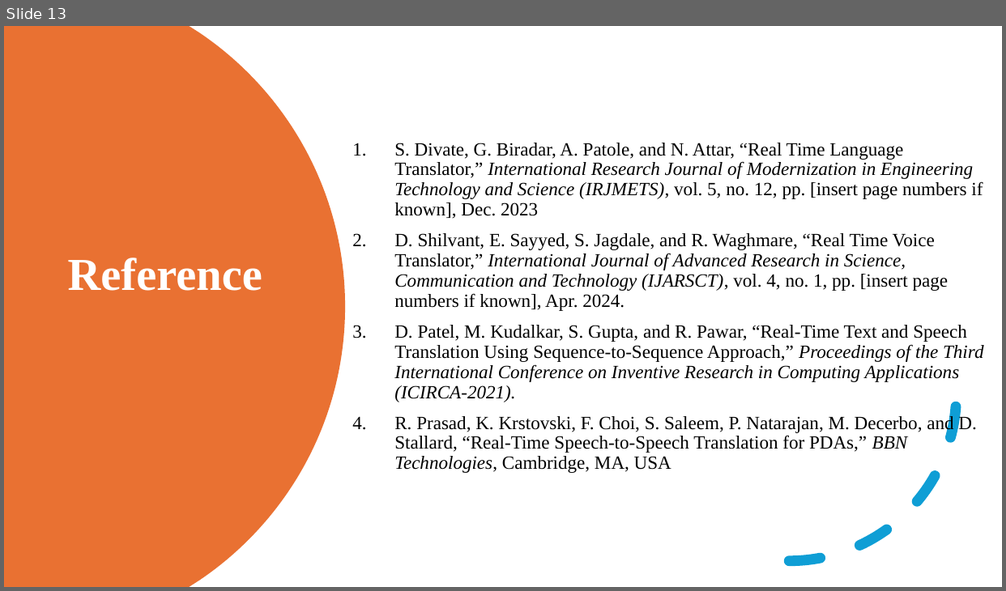
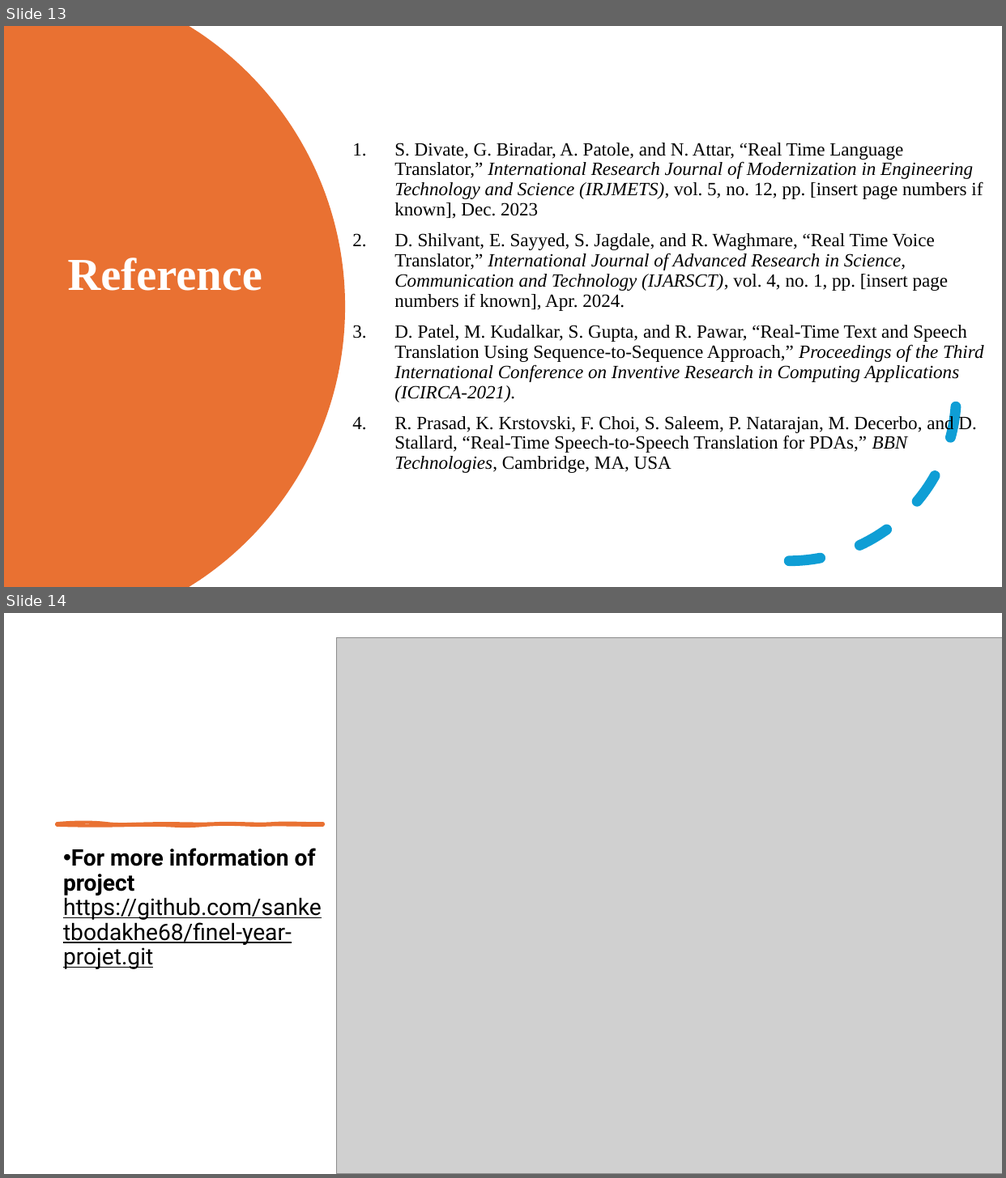
Before and after one commit to sanketbodakhe68/finel-year-projet, a slide deck: PPT/seminar 2nd (1).pptx. Shown one above the other, each under a label of ours: slide 13 before the commit, slides 13 and 14 after it. The pictures are 1006x591 and 1006x1178 pixels, drawn with LibreOffice and Linux fonts; fonts in the diff are those of the drawing; grey boxes stand for pictures. Boxes give left, top, right and bottom in pixels: in the first picture for what was removed or moved away, otherwise in the second. Text is boxed around its words. In the diff, an @@ line names an element or a change of style, - is before the commit and + after.

Commit message:
done ppt

```diff
--- a/PPT/seminar 2nd (1).pptx
+++ b/PPT/seminar 2nd (1).pptx
@@ slide 14 added at [4, 613, 1002, 1174], background #FFFFFF @@
@@ picture added at [336, 637, 1002, 1174] @@
@@ freeform shape added at [57, 824, 323, 825], fill #E97132, outline #E97132 3 pt @@
@@ text added at [63, 848, 322, 969], 22 pt, text #000000, underline @@
+• For more information of project https://github.com/sanketbodakhe68/finel-year-projet.git
```
